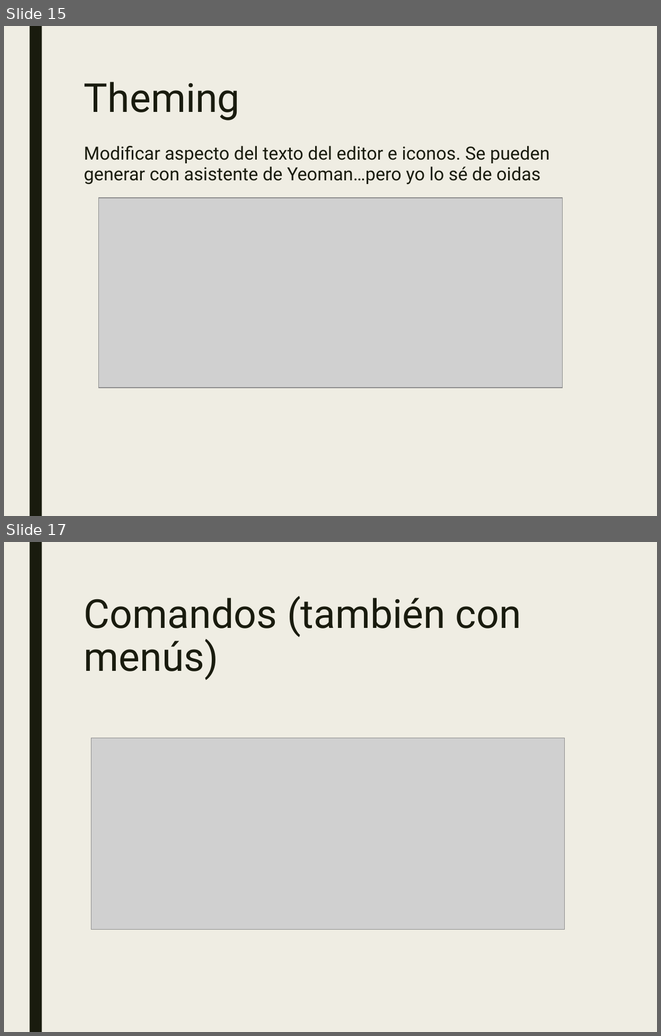
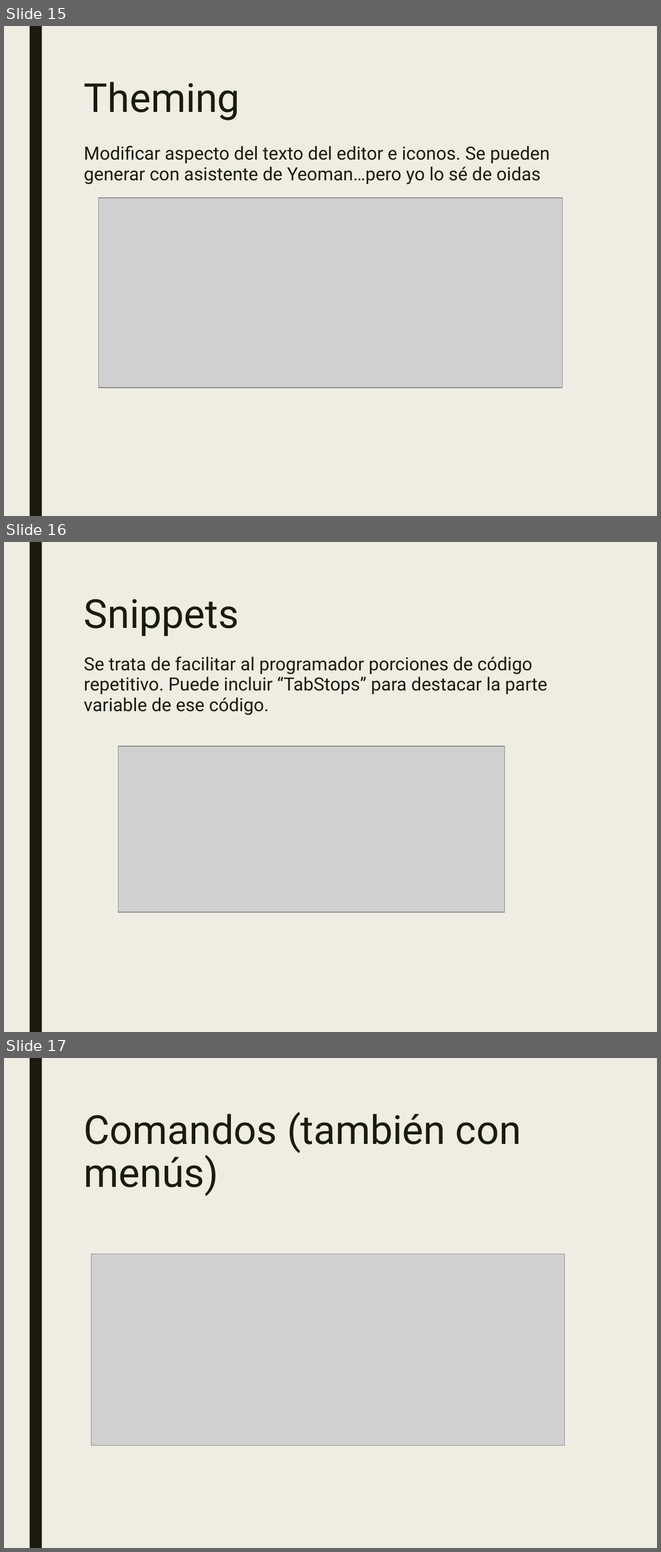
Before and after one commit to JalmarazMartn/dotnetrioja1, a slide deck: VSCODE Extensiones.ppt. Shown one above the other, each under a label of ours: slides 15 and 17 before the commit, slides 15, 16 and 17 after it; the slides between them are not shown. The pictures are 661x1036 and 661x1552 pixels, drawn with LibreOffice and Linux fonts; fonts in the diff are those of the drawing; grey boxes stand for pictures. Boxes give left, top, right and bottom in pixels: in the first picture for what was removed or moved away, otherwise in the second. Text is boxed around its words. In the diff, an @@ line names an element or a change of style, - is before the commit and + after.

```diff
--- a/VSCODE Extensiones.ppt
+++ b/VSCODE Extensiones.ppt
@@ slide 16 added at <box>4,542,657,1032</box>, background #EFEDE3; not listed: 1 template element that a slide beside it also shows @@
@@ title added at <box>84,599,239,636</box>, 44 pt, text #191B0E @@
+Snippets
@@ text added at <box>84,656,547,715</box>, 20 pt, text #191B0E @@
+Se trata de facilitar al programador porciones de código repetitivo. Puede incluir “TabStops” para destacar la parte variable de ese código.
@@ picture added at <box>118,747,505,912</box> @@
```
Also in this commit, not shown: 5 slides changed, 2 other slides added, 2 slides removed.
